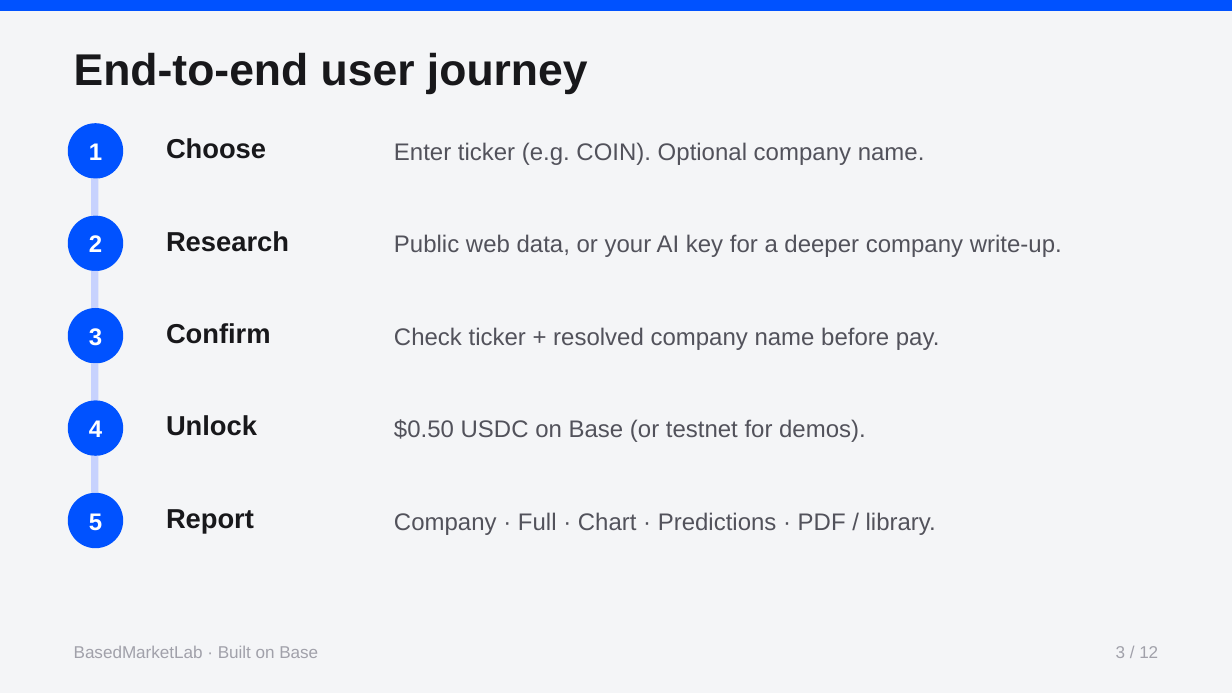
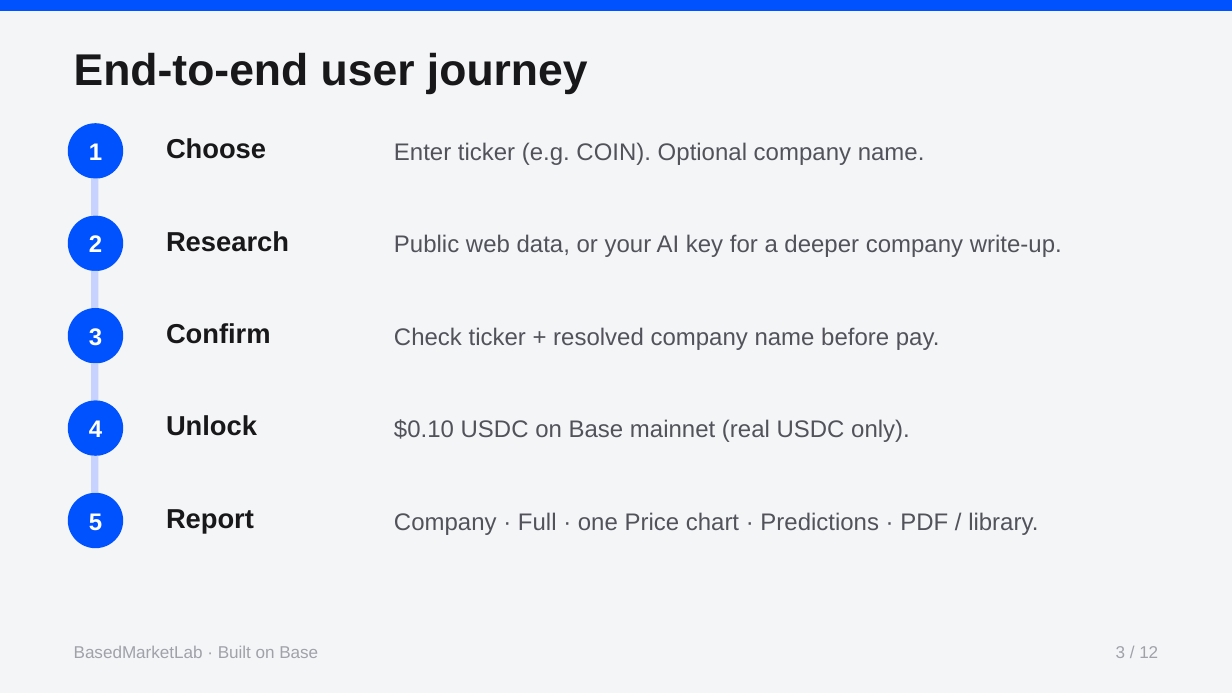
Before and after one commit to ikwo2x-ui/BasedCenter-site, a slide deck: slide 3 of presentations/BasedMarketLab-How-It-Works.pptx. Drawn at 1232x693 pixels with LibreOffice and Linux fonts; fonts in the diff are those of the drawing. Boxes give left, top, right and bottom in pixels: in the first picture for what was removed or moved away, otherwise in the second. Text is boxed around its words. In the diff, an @@ line names an element or a change of style, - is before the commit and + after.

Commit message:
Update BasedMarketLab presentation for Base mainnet.
Refresh how-it-works PDF/PPTX for $0.10 USDC on Base mainnet, one chart, no testnet free unlock. Keep site presentations-only; product remains closed source.

```diff
--- a/presentations/BasedMarketLab-How-It-Works.pptx
+++ b/presentations/BasedMarketLab-How-It-Works.pptx
@@ text at [394, 419, 910, 442]: text changed @@
-$0.50 USDC on Base (or testnet for demos).
+$0.10 USDC on Base mainnet (real USDC only).
@@ text at [394, 512, 1038, 535]: text changed @@
-Company · Full · Chart · Predictions · PDF / library.
+Company · Full · one Price chart · Predictions · PDF / library.
```
Also in this commit, not shown: 9 other slides changed, 4 other files.
